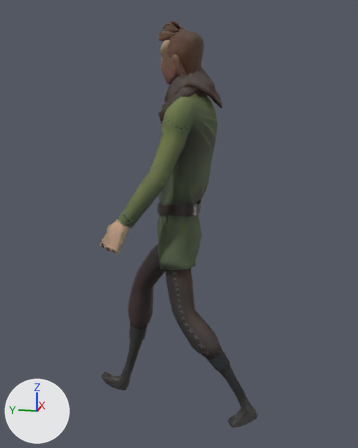
A saved change to the Blender file Victor/Character Animation/ThirdPerson/LocomotionWrongWalk_3rdPerson.blend.
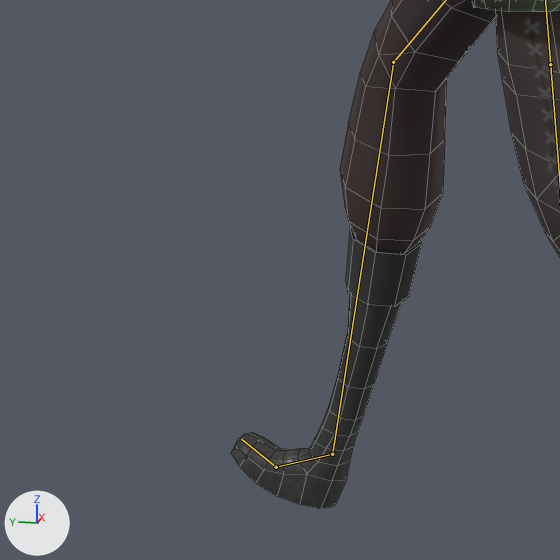
Each version is shown whole from a 50 mm lens placed at (-2.08, -0.389, 1.44), pointed at (0.023, 0.032, 0.914), then close up on the part from 13% to 51% of the width and 60% to 90% of the height. The lights are fixed; the arrows at lower left show +X, +Y and +Z. Both versions are drawn at frame 8 of the action 'Walk_B'; the numbers are the values there. The bones that bend it are drawn over the model as lines in the close-ups. The close-ups show mesh edges as thin lines.

Objects in the first close-up: 'mc_clothing.003', 'mc_clothing.004'.
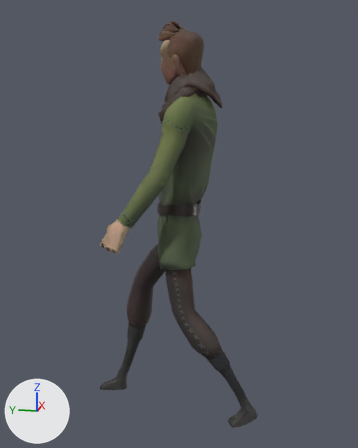
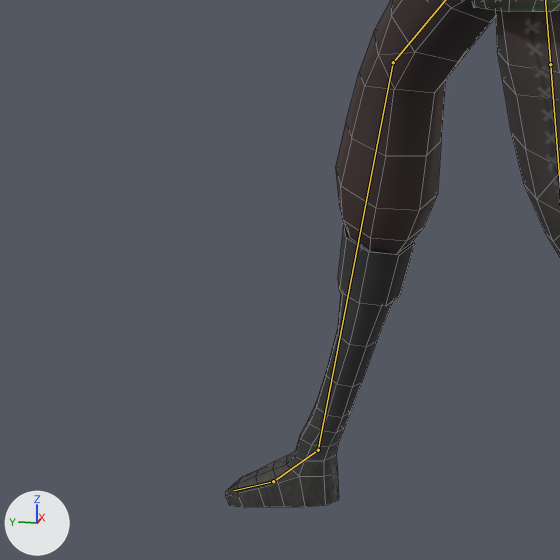
Where the change shows, as pixel boxes (x1, y1, x2, y2) in the close-ups (560 x 560 px):
'mc_clothing.004', posed
    before: (231, 0, 560, 509)
    after: (226, 0, 560, 507)

The edits, one by one:
Bone 'CTRL_IK_Toes.R.001' (bone_ctrl_ik_toes_r_001) turns from (-31, -4, 0) to (9, 0, 0) degrees about its own x, y and z.
Bone 'CTRL_footRoll.R.001' (bone_ctrl_footroll_r_001) turns from (14, 0, 0) to (-6, 0, 0) degrees about its own x, y and z.
